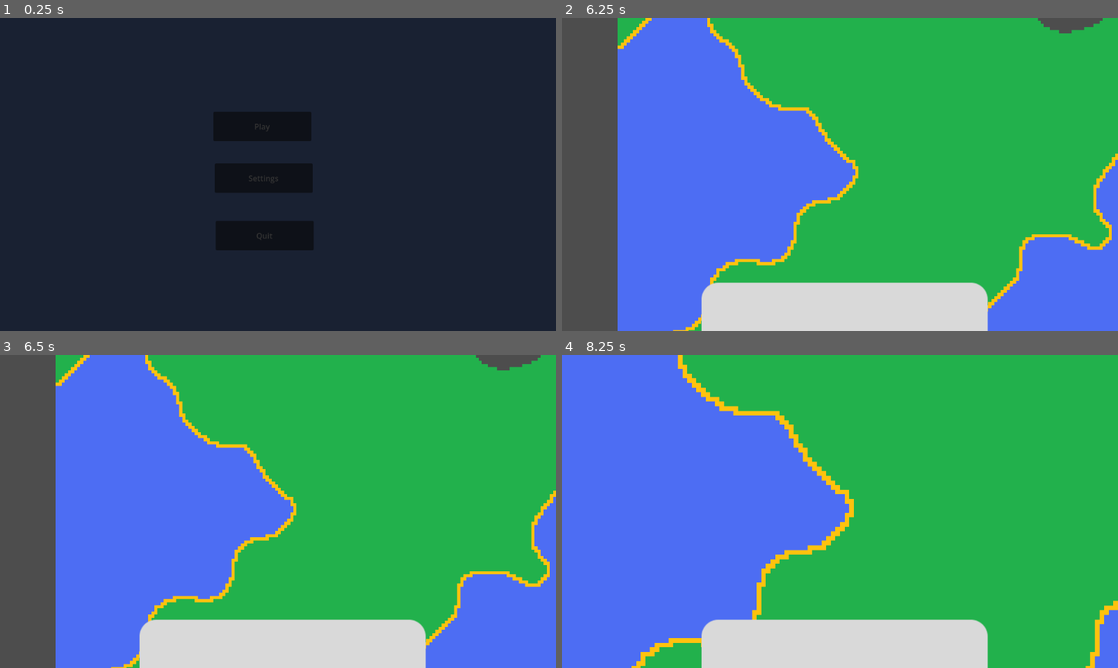
Above: before the commit, frames 1-4 (two rows, left to right).
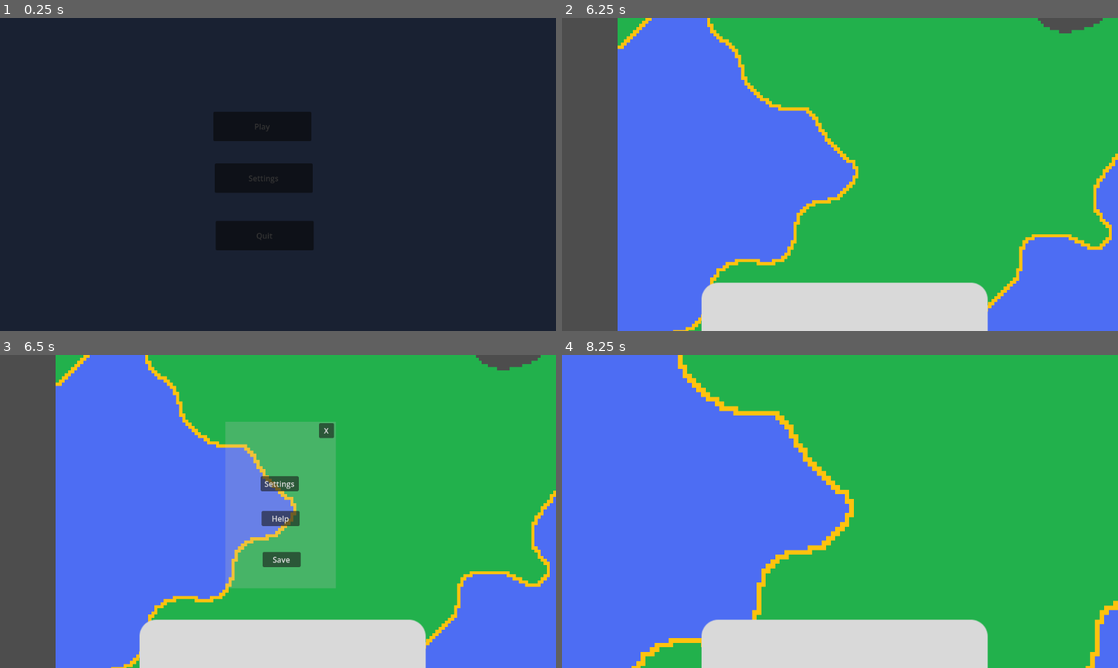
Above: after the commit, the same moments.

Repository: Nils1024/restock
Game: Godot game, scene res://assets/scenes/menus/main_menu.tscn
The game is run twice, just before and just after one commit, with the same random seed, the same clock (stepped at 60 frames per second) and the same inputs.
Inputs (mouse positions are in pixels of both pictures, inside the frame that each line leads up to):
- Up to frame 1 (0.25 s): no input
- Up to frame 2 (6.25 s): click "Settings" at 0.5 s; click "Play" at 1.25 s; click "Play" at 2 s; tap Enter at 2.75, 4.25, 5.75 s; move the mouse to (962, 158) at 2.77 s; hold Right 2.78-3.53 s; click (962, 158) at 2.85 s; tap Space at 3.5, 5 s; move the mouse to (728, 190) at 3.52 s; hold Down 3.53-4.28 s; tap Mouse wheel down (zoom_in) at 3.6 s; move the mouse to (895, 105) at 4.27 s; hold Right 4.28-5.03 s; tap Mouse wheel up (zoom_out) at 4.35 s; move the mouse to (812, 237) at 5.02 s; hold Up 5.03-5.78 s; tap Alt at 5.1 s; move the mouse to (1006, 221) at 5.77 s; hold Left from 5.78 s (still down); tap Shift at 5.85 s
- Up to frame 3 (6.5 s): keep holding Left; tap Escape (esc, bound only after the commit) at 6.4 s
- Up to frame 4 (8.25 s): release Left at 6.5 s; click (890, 430) at 6.5 s, where only the run after the commit has a clickable "X"; tap Space at 7.25 s; move the mouse to (673, 464) at 7.27 s; hold Left 7.28-8.03 s; click (673, 464) at 7.35 s; move the mouse to (867, 511) at 8.02 s; hold Down from 8.03 s (still down); tap Mouse wheel down (zoom_in) at 8.1 s

Frames 1-2 are identical in both runs. In frame 3, 10% of the frame differs, in the area x 40-61%, y 21-75%; in frame 4, nothing differs.

Commit message:
Added ingame menu and started with a save / load service

Diff:
--- a/assets/scenes/game.tscn
+++ b/assets/scenes/game.tscn
@@ -3,6 +3,7 @@
 [ext_resource type="Script" uid="uid://0crhiow25yyj" path="res://assets/scripts/game.gd" id="1_cb66b"]
 [ext_resource type="TileSet" uid="uid://dxrp1ohh6bq6u" path="res://assets/tilesets/Ground.tres" id="2_dis88"]
 [ext_resource type="PackedScene" uid="uid://bcj7gu0f5ydo3" path="res://assets/scenes/util/ui/shop.tscn" id="3_5gf0t"]
+[ext_resource type="PackedScene" uid="uid://bhgwbjl2xl0g6" path="res://assets/scenes/util/ui/ingame_menu.tscn" id="3_cb5na"]
 
 [node name="Game" type="Node2D" unique_id=1198782607]
 script = ExtResource("1_cb66b")
@@ -11,13 +12,16 @@
 anchor_mode = 0
 zoom = Vector2(0.1, 0.1)
 
-[node name="CanvasLayer" type="CanvasLayer" parent="." unique_id=778820462]
+[node name="UI" type="CanvasLayer" parent="." unique_id=778820462]
 
-[node name="Shop" parent="CanvasLayer" unique_id=628358160 instance=ExtResource("3_5gf0t")]
+[node name="Shop" parent="UI" unique_id=628358160 instance=ExtResource("3_5gf0t")]
 offset_left = 1.0
 offset_top = 3.0
 offset_right = 1.0
 offset_bottom = 3.0
 
+[node name="IngameMenu" parent="UI" unique_id=1709871851 instance=ExtResource("3_cb5na")]
+visible = false
+
 [node name="TileMapLayer" type="TileMapLayer" parent="." unique_id=653317436]
 tile_set = ExtResource("2_dis88")
--- /dev/null
+++ b/assets/scenes/util/ui/ingame_menu.tscn
@@ -0,0 +1,61 @@
+[gd_scene format=3 uid="uid://bhgwbjl2xl0g6"]
+
+[ext_resource type="Script" uid="uid://1ssalf2e05ju" path="res://assets/scripts/ingame_menu.gd" id="1_jg7hv"]
+
+[node name="IngameMenu" type="Control" unique_id=1709871851]
+layout_mode = 3
+anchors_preset = 15
+anchor_right = 1.0
+anchor_bottom = 1.0
+offset_left = 18.0
+offset_top = 2.0
+offset_right = 18.0
+offset_bottom = 2.0
+grow_horizontal = 2
+grow_vertical = 2
+script = ExtResource("1_jg7hv")
+
+[node name="ColorRect" type="ColorRect" parent="." unique_id=1558000797]
+layout_mode = 0
+offset_left = 449.0
+offset_top = 136.0
+offset_right = 678.0
+offset_bottom = 481.0
+color = Color(0.7529412, 0.7529412, 0.7529412, 0.23137255)
+
+[node name="Close" type="Button" parent="." unique_id=950747340]
+layout_mode = 0
+offset_left = 643.0
+offset_top = 139.0
+offset_right = 674.0
+offset_bottom = 170.0
+text = "X"
+
+[node name="Save" type="Button" parent="." unique_id=460511339]
+layout_mode = 0
+offset_left = 526.0
+offset_top = 406.0
+offset_right = 605.0
+offset_bottom = 437.0
+text = "Save"
+
+[node name="Settings" type="Button" parent="." unique_id=1852713278]
+layout_mode = 0
+offset_left = 522.0
+offset_top = 249.0
+offset_right = 601.0
+offset_bottom = 280.0
+text = "Settings"
+
+[node name="Help" type="Button" parent="." unique_id=784847276]
+layout_mode = 0
+offset_left = 524.0
+offset_top = 321.0
+offset_right = 603.0
+offset_bottom = 352.0
+text = "Help"
+
+[connection signal="pressed" from="Close" to="." method="_on_close_pressed"]
+[connection signal="pressed" from="Save" to="." method="_on_save_pressed"]
+[connection signal="pressed" from="Settings" to="." method="_on_settings_pressed"]
+[connection signal="pressed" from="Help" to="." method="_on_help_pressed"]
--- /dev/null
+++ b/assets/scripts/daos/GameSaveData.gd
@@ -0,0 +1,13 @@
+class_name GameSaveData
+
+var seed: int = 123
+
+func to_dict() -> Dictionary:
+	return {
+		"seed": seed
+	}
+
+static func from_dict(dict: Dictionary) -> GameSaveData:
+	var data = GameSaveData.new()
+	data.seed = dict.get("seed", 123)
+	return data
--- a/assets/scripts/game.gd
+++ b/assets/scripts/game.gd
@@ -70,6 +70,12 @@
 
 # TODO: Look at the DDA/Bresenham algorithm
 func _input(event: InputEvent) -> void:
+	if Input.is_action_just_pressed("esc"):
+		$UI/IngameMenu.visible = not $UI/IngameMenu.visible
+
+	if $UI/IngameMenu.visible:
+		return
+
 	if Input.is_action_just_pressed("click"):
 		var mouse_pos = get_global_mouse_position()
 
--- /dev/null
+++ b/assets/scripts/ingame_menu.gd
@@ -0,0 +1,13 @@
+extends Control
+
+func _on_close_pressed() -> void:
+	visible = not visible
+
+func _on_save_pressed() -> void:
+	get_tree().change_scene_to_file("res://assets/scenes/menus/main_menu.tscn")
+
+func _on_settings_pressed() -> void:
+	pass # Replace with function body.
+
+func _on_help_pressed() -> void:
+	pass # Replace with function body.
--- /dev/null
+++ b/assets/scripts/services/DataService.gd
@@ -0,0 +1,40 @@
+extends Node
+
+# Called when the node enters the scene tree for the first time.
+func _ready() -> void:
+	pass # Replace with function body.
+
+func save(data: GameSaveData) -> void:
+	var config = ConfigFile.new()
+	config.load(Const.config.CONFIG_FILE)
+
+	var dict = data.to_dict()
+
+	for key in dict.keys():
+		config.set_value(
+			Const.config.SETTINGS_SECTION_KEY,
+			key,
+			dict[key]
+		)
+
+	config.save(Const.config.CONFIG_FILE)
+
+func load() -> GameSaveData:
+	var config = ConfigFile.new()
+
+	if config.load(Const.config.CONFIG_FILE) != OK:
+		return GameSaveData.new()
+
+	var dict: Dictionary = {}
+
+	var keys = config.get_section_keys(Const.config.SETTINGS_SECTION_KEY)
+	if keys == null:
+		return GameSaveData.new()
+
+	for key in keys:
+		dict[key] = config.get_value(
+			Const.config.SETTINGS_SECTION_KEY,
+			key
+		)
+
+	return GameSaveData.from_dict(dict)
--- a/project.godot
+++ b/project.godot
@@ -19,6 +19,7 @@
 
 LocalizationService="*uid://b6npd7cd5hqrq"
 Const="*uid://dxvugxni0x6mo"
+DataService="*uid://k5p352sn08xl"
 
 [display]
 
@@ -47,6 +48,11 @@
 , Object(InputEventKey,"resource_local_to_scene":false,"resource_name":"","device":-1,"window_id":0,"alt_pressed":false …(183 unchanged characters)…
 ]
 }
+esc={
+"deadzone": 0.2,
+"events": [Object(InputEventKey,"resource_local_to_scene":false,"resource_name":"","device":-1,"window_id":0,"alt_pressed":false,"shift_pressed":false,"ctrl_pressed":false,"meta_pressed":false,"pressed":false,"keycode":0,"physical_keycode":4194305,"key_label":0,"unicode":0,"location":0,"echo":false,"script":null)
+]
+}
 
 [internationalization]
 
Not shown, added: assets/scripts/daos/GameSaveData.gd.uid
Not shown, added: assets/scripts/ingame_menu.gd.uid
Not shown, added: assets/scripts/services/DataService.gd.uid
